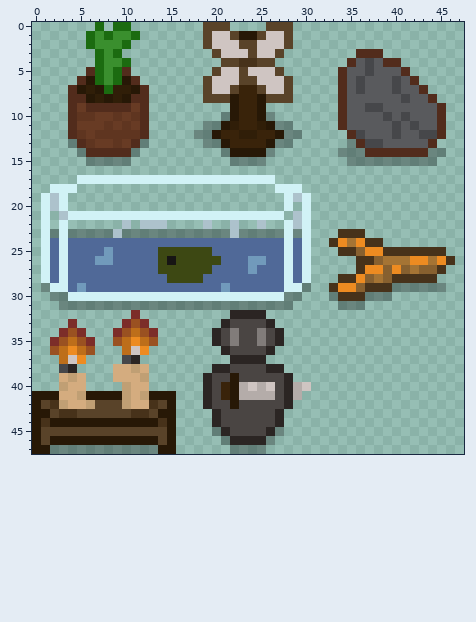
One commit to this pixel-art sprite: graphics/furniture/leavenport_furniture.png. Above, as it was before the edit.
The file is 48x48 pixels. Colours within 5 levels of each other are drawn and written as one.
New version:
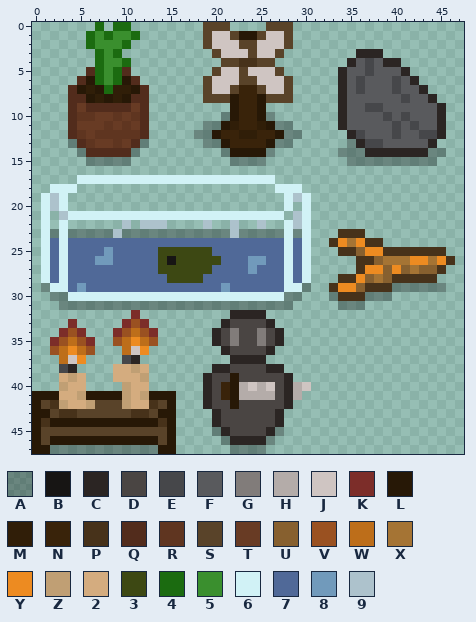
Palette (. is transparent): A #0000004b  B #171514  C #2b2523  D #4a4543  E #46474a  F #595a5d  G #817c7a  H #b4aca9  J #cfc5c2  K #7c2d29  L #271806  M #301e08  N #39230a  P #47321a  Q #522c1c  R #5f3520  S #594329  T #683b24  U #87602f  V #9a5121  W #bd6e1a  X #a57434  Y #ed8b21  Z #c09f74  2 #d4ac7f  3 #3d4813  4 #1b6b10  5 #3a8f2e  6 #d1f2f6  7 #506998  8 #719abb  9 #adc2cc
The exact change:
Changed rows in their new state; - is an unchanged pixel.
first column x 34:
 3 --CCC-------
 4 -C---CC-----
 5 C------C----
 6 C-------C---
 7 C--------C--
 8 C---------C-
 9 C----------C
10 C----------C
11 C----------C
12 -C---------C
13 --C-------C-
14 ---CCCCCCC--
Changed places in both pictures, as pixel boxes (x1, y1, x2, y2):
changed: (338, 49, 446, 157)
